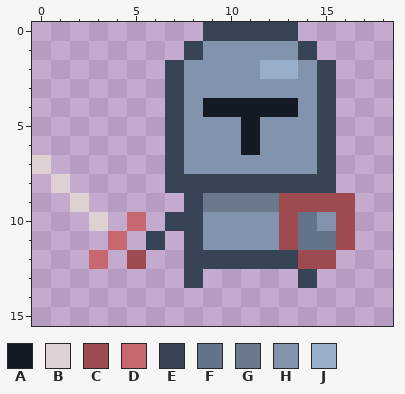
File history of a pixel-art sprite, MicroDunge/sprites/spr_knight/layers/3edceb8a-e746-4643-87bf-2f2c2137a558/0ec1c7dd-28ad-4f78-b5fa-53c49d211b3c.png. The first picture shows the starting point.
The file is 19x16 pixels.
Palette (. is transparent): A #141a23  B #ded1d2  C #9e4a51  D #c7676f  E #374456  F #63748a  G #6b798c  H #8294ad  J #99aecb
Pixels before, first column x 0:
 0 .........EEEEE...
 1 ........EHHHHHE..
 2 .......EHHHHJJHE.
 3 .......EHHHHHHHE.
 4 .......EHAAAAAHE.
 5 .......EHHHAHHHE.
 6 .......EHHHAHHHE.
 7 B......EHHHHHHHE.
 8 .B.....EEEEEEEEE.
 9 ..B.....EGGGGCCCC
10 ...B.D.EEHHHHCFHC
11 ....D.E.EHHHHCFFC
12 ...D.C..EEEEEECC.
13 ........E.....E..
After:
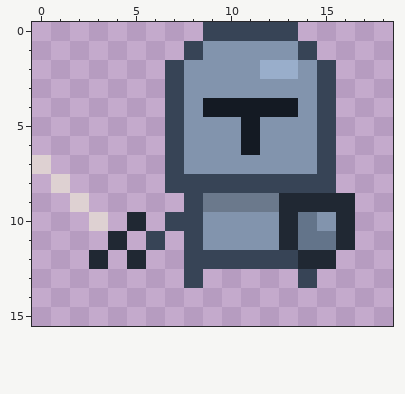
What changed:
colour C: #9e4a51 -> #202833
Changed rows in their new state; - is a pixel that keeps its letter.
first column x 3:
10 --C
11 -C-
12 C--
Where, in picture pixels (left, top, right, bottom), the same in both pictures:
changed: (279, 193, 355, 269)
changed: (89, 212, 146, 269)
